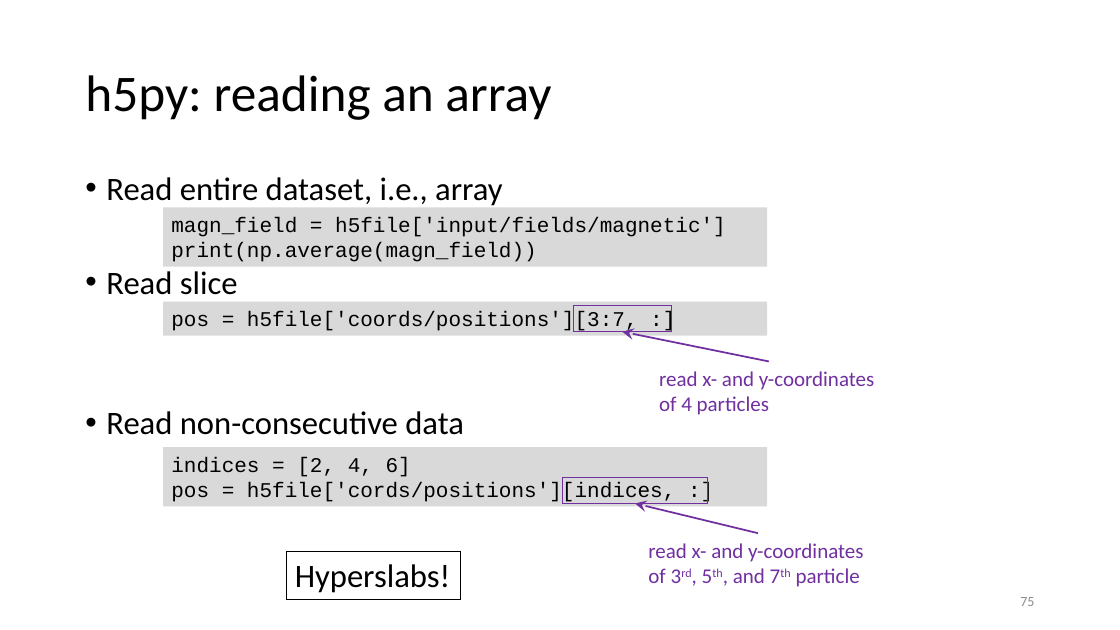
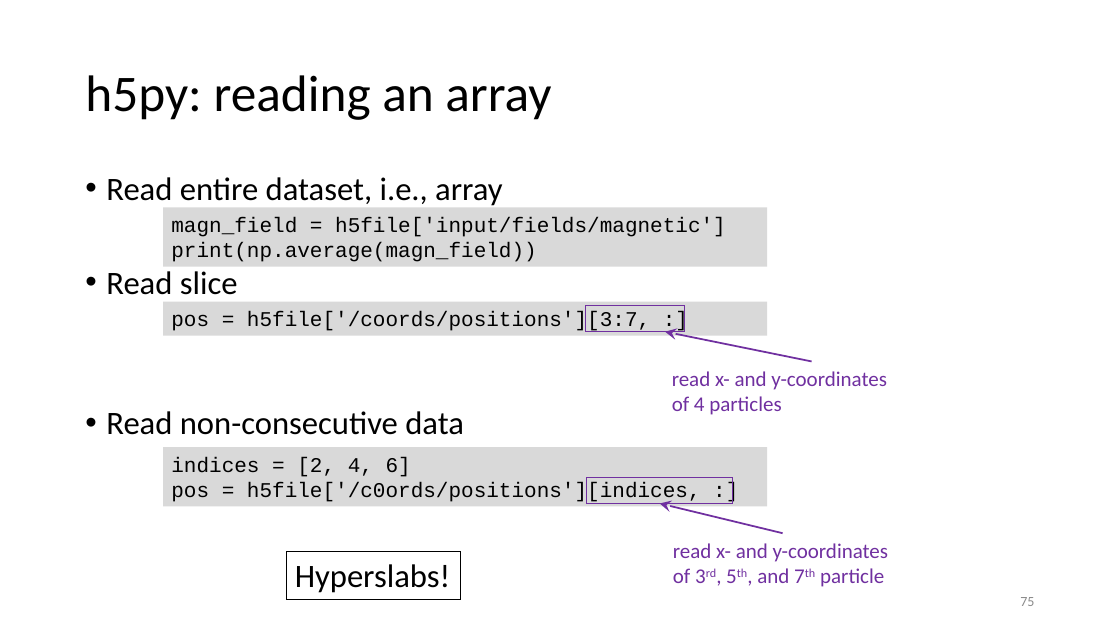
Before and after one commit to gjbex/Scientific-Python, a slide deck: slide 75 of scientific_python.pptx. Drawn at 1120x630 pixels with LibreOffice and Linux fonts; fonts in the diff are those of the drawing. Boxes give left, top, right and bottom in pixels: in the first picture for what was removed or moved away, otherwise in the second. Text is boxed around its words. In the diff, an @@ line names an element or a change of style, - is before the commit and + after.

Commit message:
Fix typos

```diff
--- a/scientific_python.pptx
+++ b/scientific_python.pptx
@@ text in rectangle at (171,311,650,332): text changed @@
-pos = h5file['coords/positions'][3:7, :]
+pos = h5file['/coords/positions'][3:7, :]
@@ rectangle: place and size @@
-rectangle at (573,306,671,332)
+rectangle at (586,306,684,332)
@@ arrow moved from (769, 361) - (623, 332) to (812, 361) - (665, 332) @@
@@ text "read x- and y-coordinates of ...": place and size @@
-text "read x- and y-coordinates of ..." at (659,371,874,415)
+text "read x- and y-coordinates of ..." at (672,371,886,415)
@@ text in rectangle at (171,482,701,504): text changed @@
-pos = h5file['cords/positions'][indices, :]
+pos = h5file['/c0ords/positions'][indices, :]
@@ 1 text, 1 rectangle, 1 arrow: place and size @@
-1 text, 1 rectangle, 1 arrow at (562,477,863,587)
+1 text, 1 rectangle, 1 arrow at (587,477,888,587)
```
Also in this commit, not shown: 1 other slide changed.
